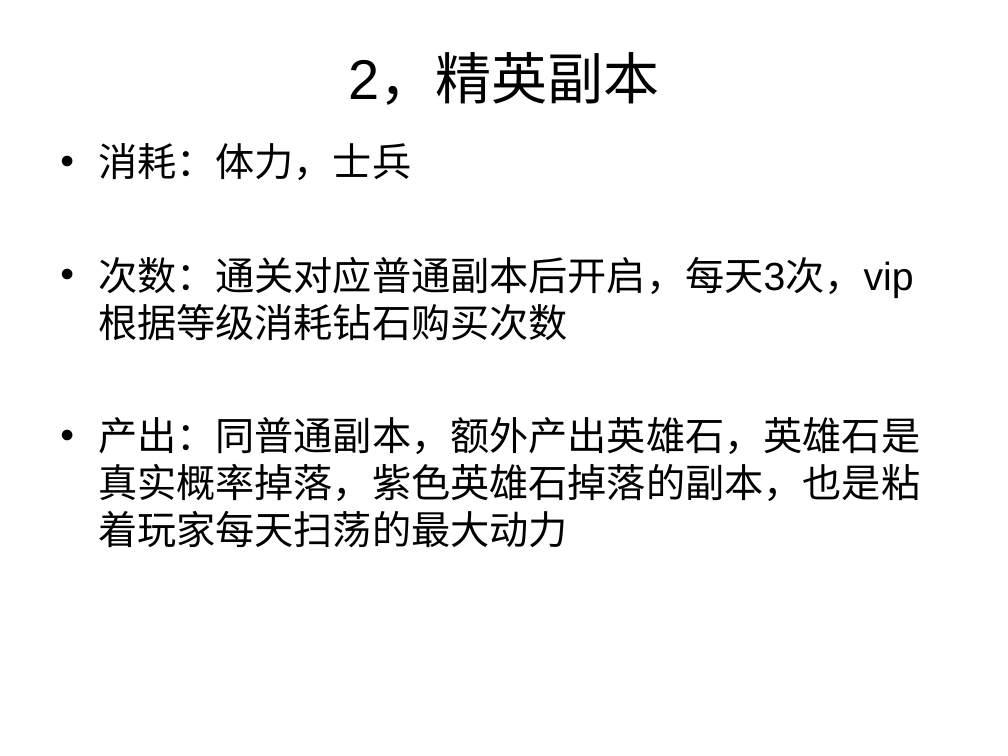
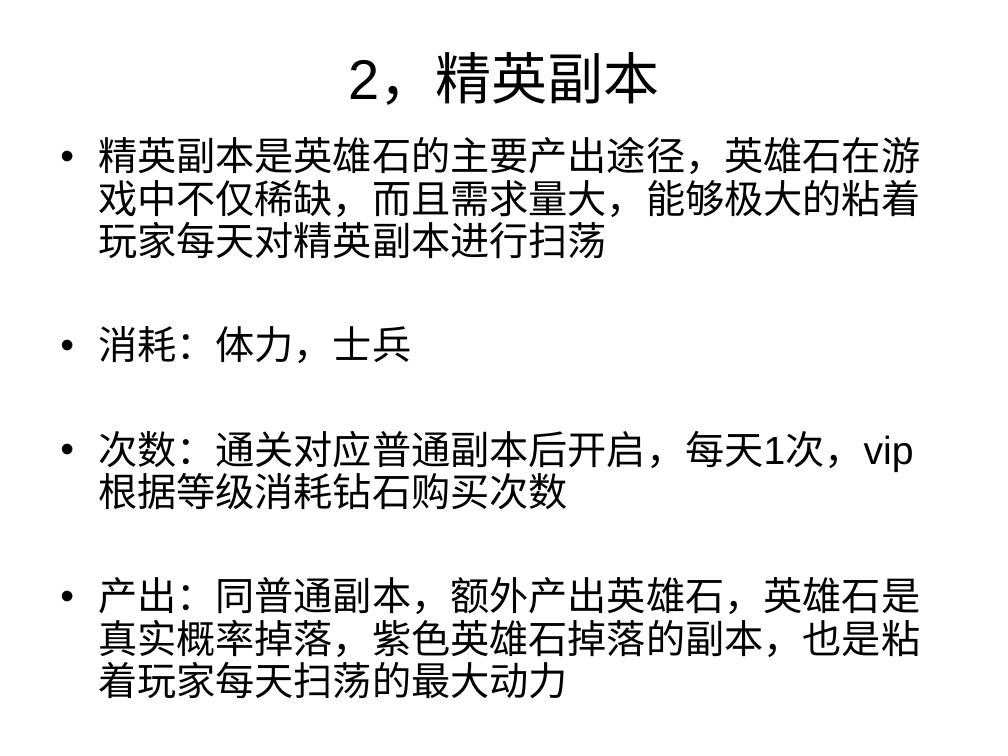
Before and after one commit to caihan1984/demov1, a slide deck: slide 19 of Assets/document/demo.ppt (slide 18 before the commit). Drawn at 1008x756 pixels with LibreOffice and Linux fonts; fonts in the diff are those of the drawing. Boxes give left, top, right and bottom in pixels: in the first picture for what was removed or moved away, otherwise in the second. Text is boxed around its words. In the diff, an @@ line names an element or a change of style, - is before the commit and + after.

```diff
--- a/Assets/document/demo.ppt
+++ b/Assets/document/demo.ppt
@@ text at <box>98,137,920,259</box>: paragraph added @@
+• 精英副本是英雄石的主要产出途径，英雄石在游戏中不仅稀缺，而且需求量大，能够极大的粘着玩家每天对精英副本进行扫荡
@@ text at <box>98,326,920,699</box>: line spacing 1 to 0.9 @@
@@ text at <box>98,431,914,475</box>: text changed @@
-• 次数：通关对应普通副本后开启，每天3次，vip根据等级消耗钻石购买次数
+• 次数：通关对应普通副本后开启，每天1次，vip根据等级消耗钻石购买次数
```
Also in this commit, not shown: 5 other slides changed, 2 slides added, 1 slide removed.
